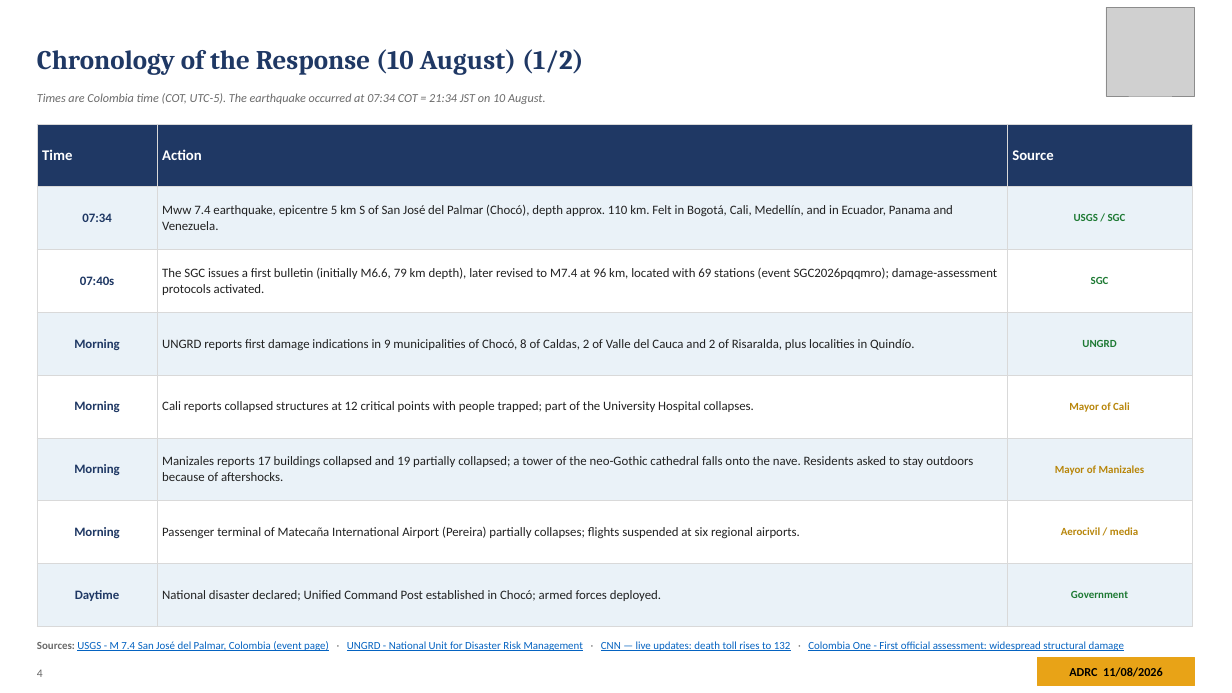
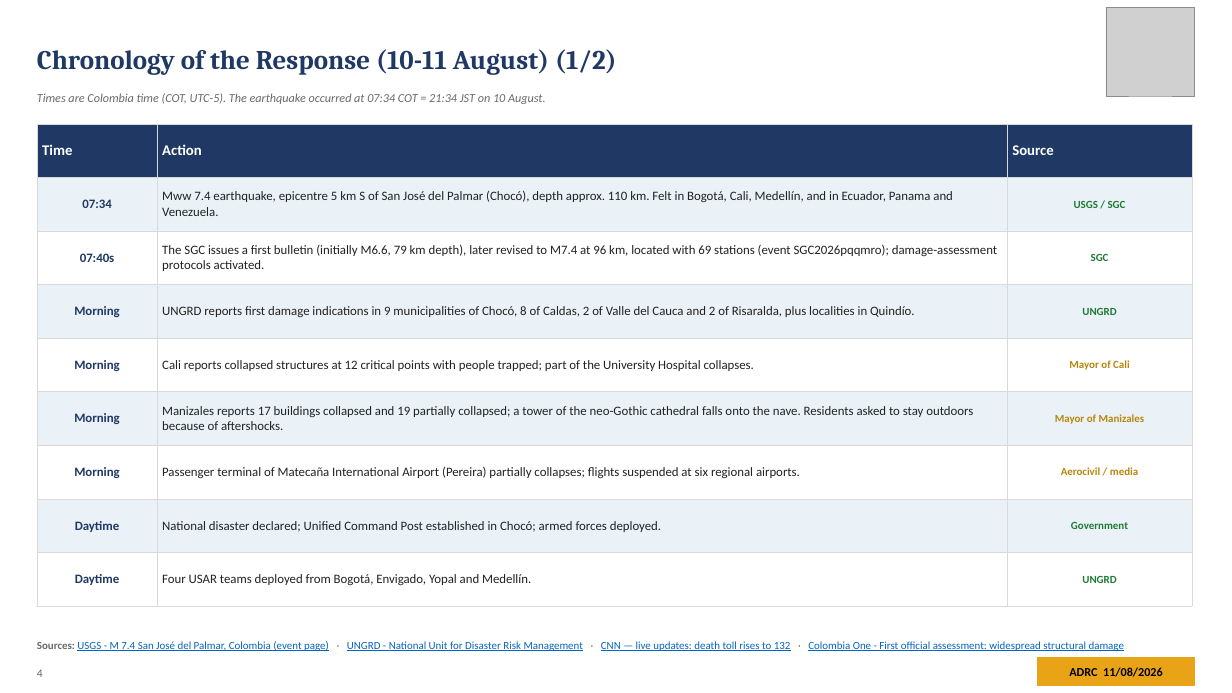
Before and after one commit to kochobi-max/whatsmap, a slide deck: slide 4 of reports/colombia_eq_20260810/output/ADRC_EQ_COL_Choco_20260810_EN.pptx. Drawn at 1232x693 pixels with LibreOffice and Linux fonts; fonts in the diff are those of the drawing; grey boxes stand for pictures. Boxes give left, top, right and bottom in pixels: in the first picture for what was removed or moved away, otherwise in the second. Text is boxed around its words. In the diff, an @@ line names an element or a change of style, - is before the commit and + after.

```diff
--- a/reports/colombia_eq_20260810/output/ADRC_EQ_COL_Choco_20260810_EN.pptx
+++ b/reports/colombia_eq_20260810/output/ADRC_EQ_COL_Choco_20260810_EN.pptx
@@ text at (37,49,617,75): text changed @@
-Chronology of the Response (10 August) (1/2)
+Chronology of the Response (10-11 August) (1/2)
@@ table at (37,124,1192,589) @@
+row 9: Daytime | Four USAR teams deployed from Bogotá, Envigado, Yopal and Medellín. | UNGRD
```
Also in this commit, not shown: 9 other slides changed, 7 other files.
